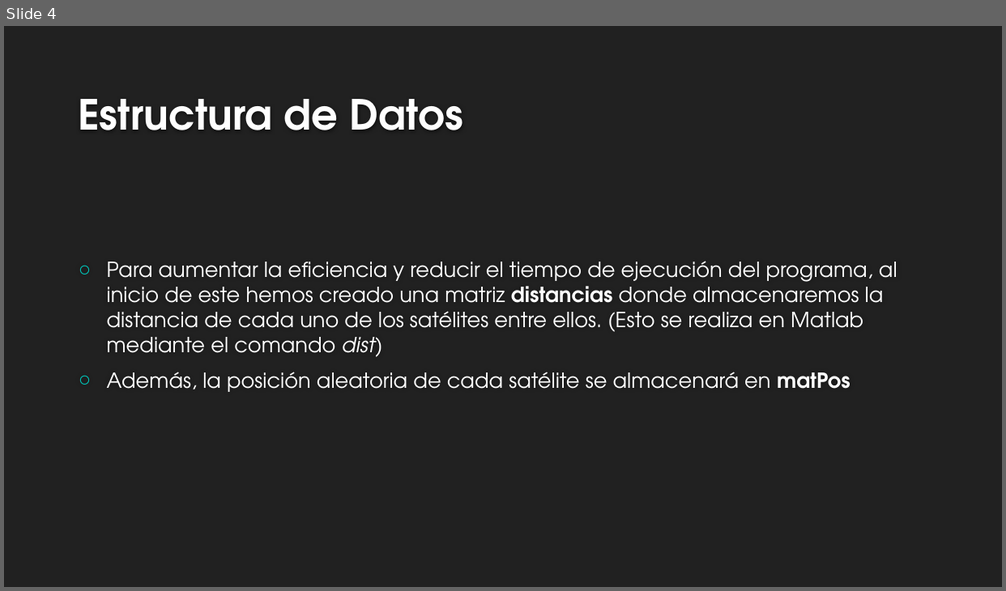
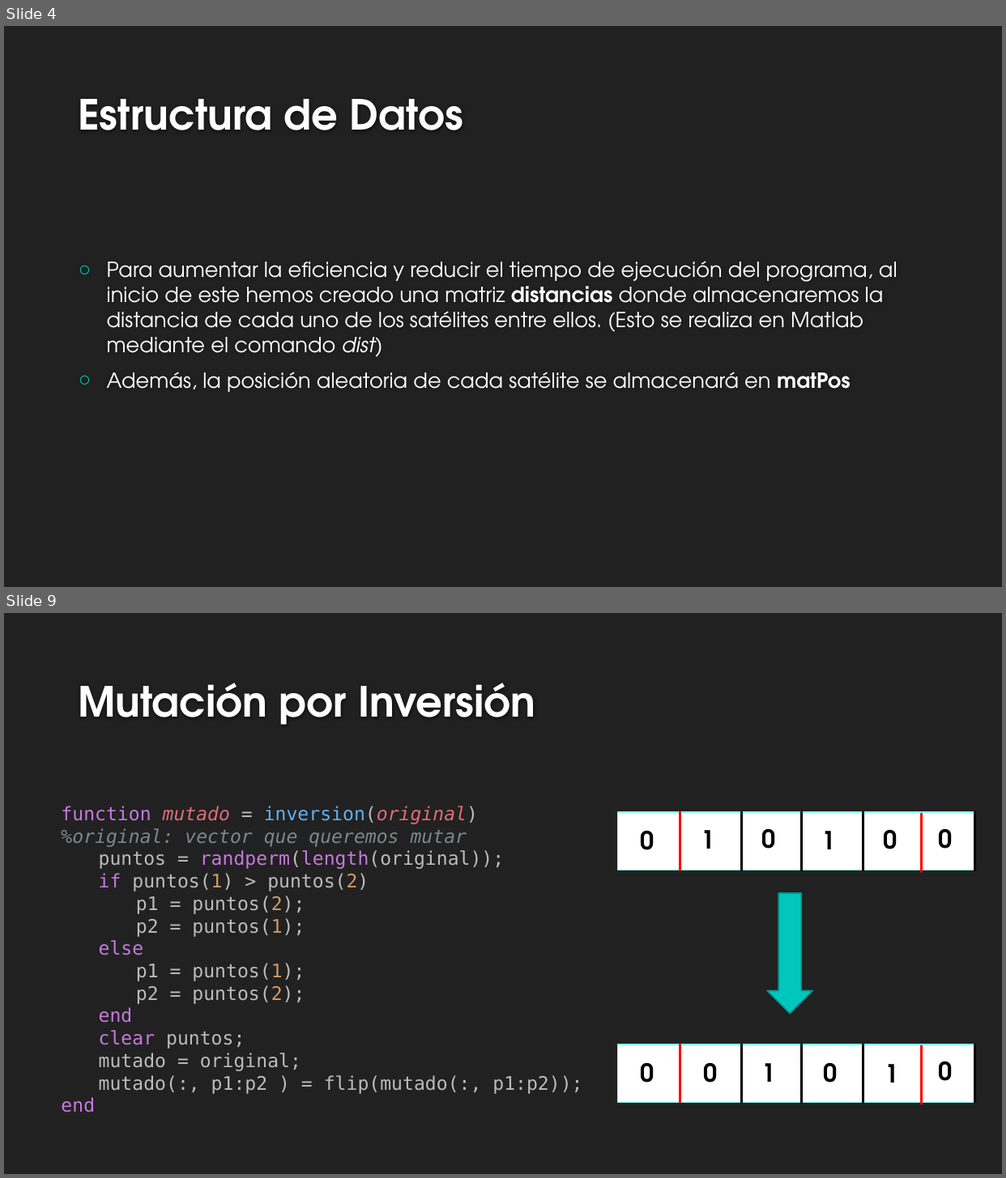
Before and after one commit to rafaroman18/SatellitesIS, a slide deck: TrabajoSI.pptx. Shown one above the other, each under a label of ours: slide 4 before the commit, slides 4 and 9 after it; the slides between them are not shown. The pictures are 1006x591 and 1006x1178 pixels, drawn with LibreOffice and Linux fonts; fonts in the diff are those of the drawing; background and template pictures are left out. Boxes give left, top, right and bottom in pixels: in the first picture for what was removed or moved away, otherwise in the second. Text is boxed around its words. In the diff, an @@ line names an element or a change of style, - is before the commit and + after.

```diff
--- a/TrabajoSI.pptx
+++ b/TrabajoSI.pptx
@@ slide 9 added at bbox=[4, 613, 1002, 1174], background #212121 @@
@@ title added at bbox=[78, 683, 535, 725], 40 pt, text #FEFEFE, bold @@
+Mutación por Inversión
@@ text added at bbox=[61, 806, 582, 1113], 18 pt, text #BBBBBB @@
+function mutado = inversion(original)
+%original: vector que queremos mutar
+puntos = randperm(length(original));
+if puntos(1) > puntos(2)
+p1 = puntos(2);
+p2 = puntos(1);
+else
+p1 = puntos(1);
+p2 = puntos(2);
+end
+clear puntos;
+mutado = original;
+mutado(:, p1:p2 ) = flip(mutado(:, p1:p2));
+end
@@ rectangle added at bbox=[618, 812, 975, 871], fill #FFFFFF, outline #82FFF8 1.25 pt @@
@@ text added at bbox=[640, 831, 654, 850], 24 pt, text #000000, bold @@
+0
@@ line added from (680, 812) to (680, 871), #FF0000 2.25 pt @@
@@ text added at bbox=[701, 830, 715, 849], 24 pt, text #000000, bold @@
+1
@@ line added from (741, 812) to (741, 871), #000000 2.25 pt @@
@@ text added at bbox=[762, 829, 776, 849], 24 pt, text #000000, bold @@
+0
@@ line added from (801, 812) to (801, 871), #000000 2.25 pt @@
@@ text added at bbox=[822, 831, 836, 850], 24 pt, text #000000, bold @@
+1
@@ line added from (863, 812) to (863, 871), #000000 2.25 pt @@
@@ text added at bbox=[884, 830, 897, 850], 24 pt, text #000000, bold @@
+0
@@ line added from (922, 814) to (922, 872), #FF0000 2.25 pt @@
@@ text added at bbox=[939, 829, 953, 849], 24 pt, text #000000, bold @@
+0
@@ line added from (975, 812) to (975, 871), #000000 2.25 pt @@
@@ down arrow added at bbox=[768, 893, 813, 1013], fill #00C6BB, outline #00928A 1.25 pt @@
@@ rectangle added at bbox=[618, 1045, 975, 1103], fill #FFFFFF, outline #82FFF8 1.25 pt @@
@@ line added from (680, 1045) to (680, 1102), #FF0000 2.25 pt @@
@@ line added from (741, 1045) to (741, 1102), #000000 2.25 pt @@
@@ line added from (801, 1045) to (801, 1102), #000000 2.25 pt @@
@@ line added from (863, 1045) to (863, 1102), #000000 2.25 pt @@
@@ line added from (922, 1046) to (922, 1104), #FF0000 2.25 pt @@
@@ line added from (975, 1045) to (975, 1102), #000000 2.25 pt @@
@@ text added at bbox=[640, 1063, 654, 1083], 24 pt, text #000000, bold @@
+0
@@ text added at bbox=[703, 1063, 717, 1083], 24 pt, text #000000, bold @@
+0
@@ text added at bbox=[762, 1063, 776, 1082], 24 pt, text #000000, bold @@
+1
@@ text added at bbox=[823, 1063, 837, 1083], 24 pt, text #000000, bold @@
+0
@@ text added at bbox=[885, 1064, 899, 1083], 24 pt, text #000000, bold @@
+1
@@ text added at bbox=[939, 1062, 953, 1081], 24 pt, text #000000, bold @@
+0
```
Also in this commit, not shown: 2 slides changed, 7 other slides added.
